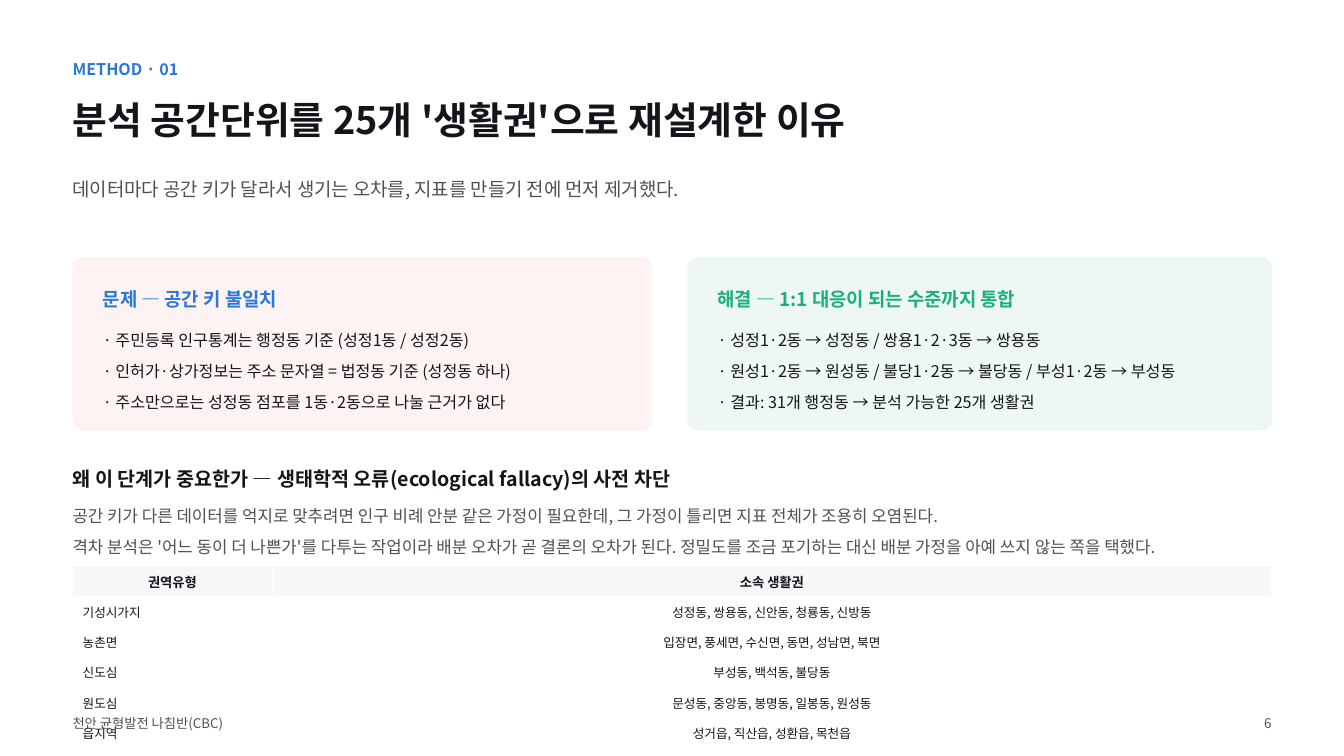
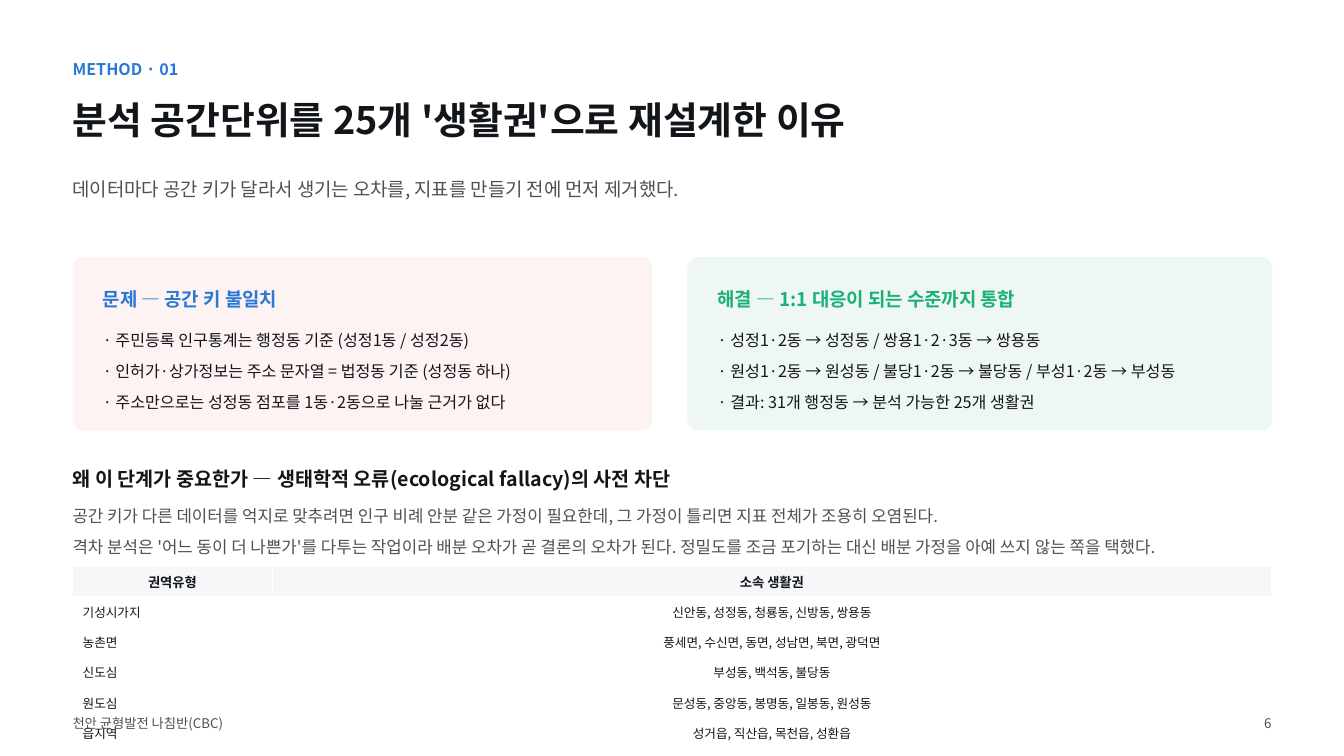
Before and after one commit to BioCode67/2026-AI-, a slide deck: slide 7 of deliverables/기획서_천안균형발전나침반_CBC.pptx. Drawn at 1344x756 pixels with LibreOffice and Linux fonts; fonts in the diff are those of the drawing. Boxes give left, top, right and bottom in pixels: in the first picture for what was removed or moved away, otherwise in the second. Text is boxed around its words. In the diff, an @@ line names an element or a change of style, - is before the commit and + after.

```diff
--- a/deliverables/기획서_천안균형발전나침반_CBC.pptx
+++ b/deliverables/기획서_천안균형발전나침반_CBC.pptx
@@ table at (73, 567, 1271, 748) @@
-row 2, column 2: 성정동, 쌍용동, 신안동, 청룡동, 신방동
+row 2, column 2: 신안동, 성정동, 청룡동, 신방동, 쌍용동
-row 3, column 2: 입장면, 풍세면, 수신면, 동면, 성남면, 북면
+row 3, column 2: 풍세면, 수신면, 동면, 성남면, 북면, 광덕면
-row 6, column 2: 성거읍, 직산읍, 성환읍, 목천읍
+row 6, column 2: 성거읍, 직산읍, 목천읍, 성환읍
```
Also in this commit, not shown: 14 other slides changed, 21 other files.
